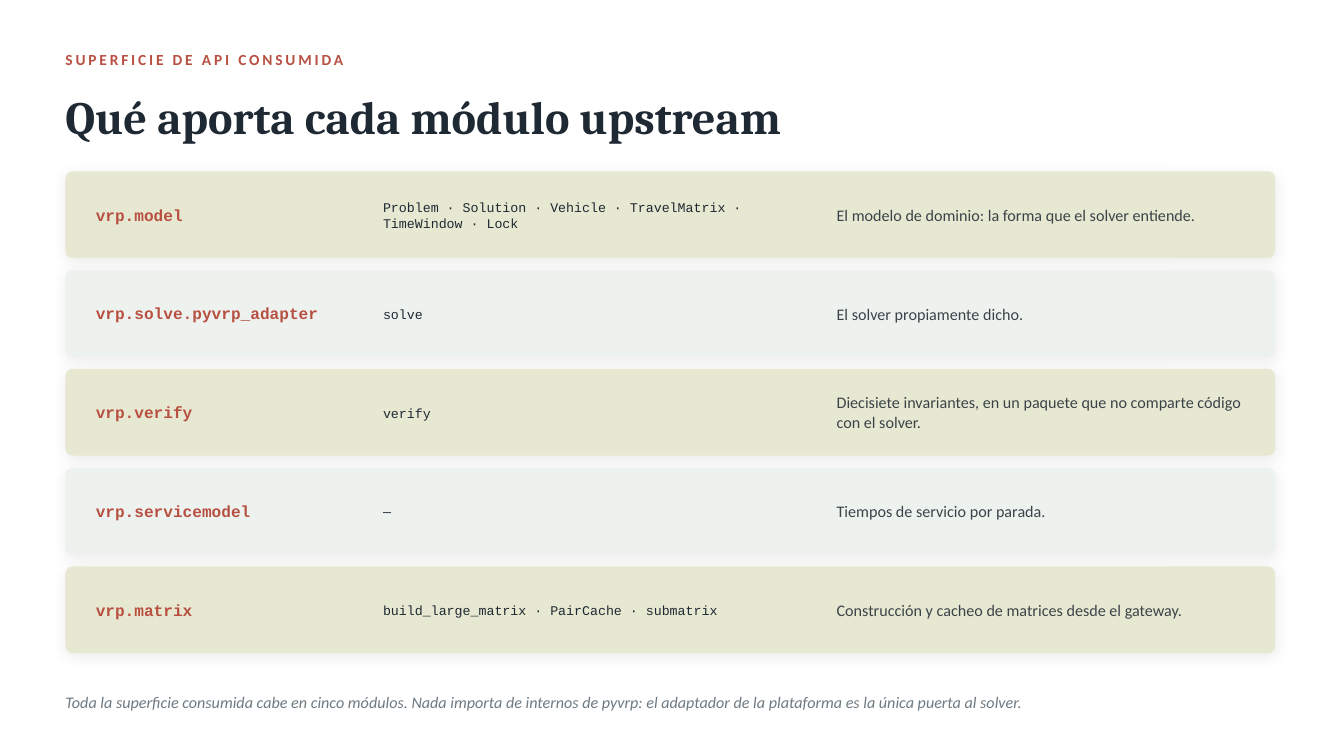
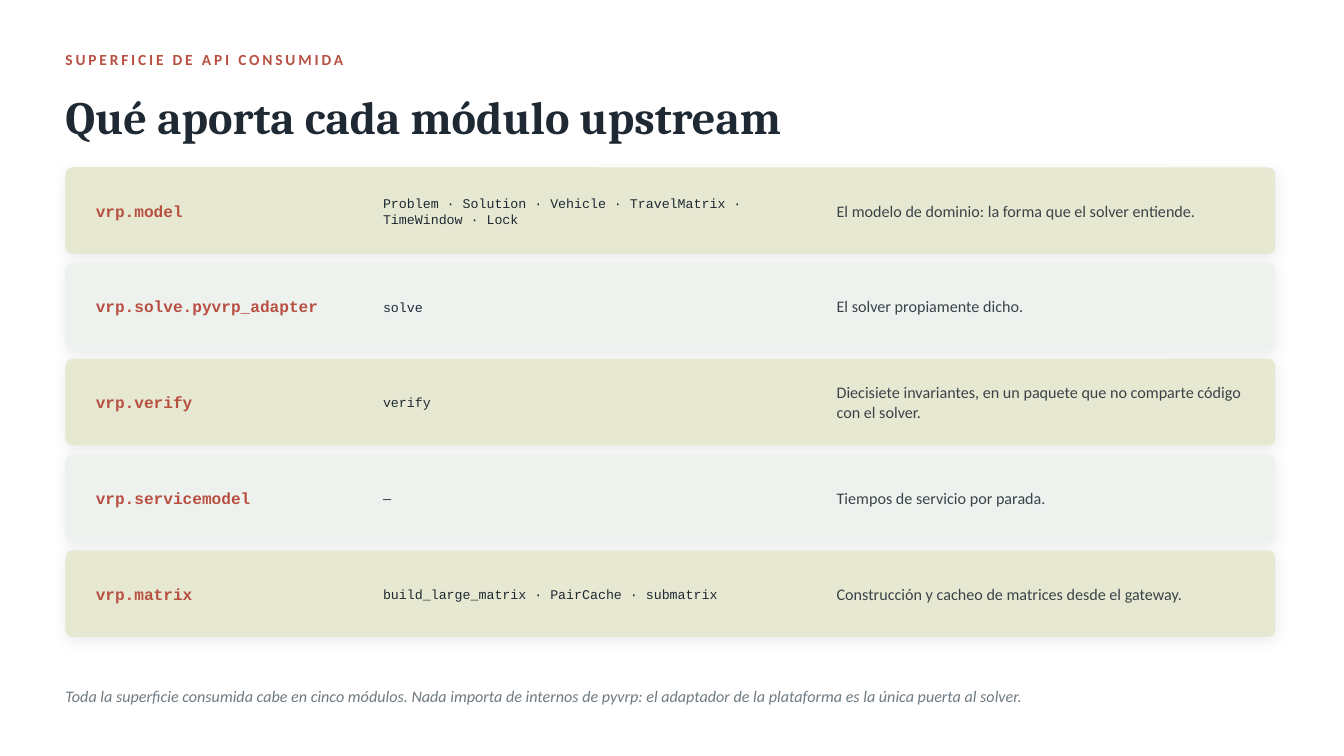
Before and after one commit to lvalverdeb/ddn, a slide deck: slide 4 of docs/presentaciones/02-paquetes-upstream.pptx. Drawn at 1344x756 pixels with LibreOffice and Linux fonts; fonts in the diff are those of the drawing. Boxes give left, top, right and bottom in pixels: in the first picture for what was removed or moved away, otherwise in the second. Text is boxed around its words. In the diff, an @@ line names an element or a change of style, - is before the commit and + after.

```diff
--- a/docs/presentaciones/02-paquetes-upstream.pptx
+++ b/docs/presentaciones/02-paquetes-upstream.pptx
@@ 7 texts, 2 rounded rectangles: place and size @@
-7 texts, 2 rounded rectangles at (65,171,1275,711)
+7 texts, 2 rounded rectangles at (65,167,1275,705)
@@ 3 texts, 1 rounded rectangle: place and size @@
-3 texts, 1 rounded rectangle at (66,369,1275,456)
+3 texts, 1 rounded rectangle at (66,359,1275,446)
@@ 6 texts, 2 rounded rectangles: place and size @@
-6 texts, 2 rounded rectangles at (66,468,1275,653)
+6 texts, 2 rounded rectangles at (66,455,1275,637)
```
Also in this commit, not shown: 5 other slides changed, 11 other files.
